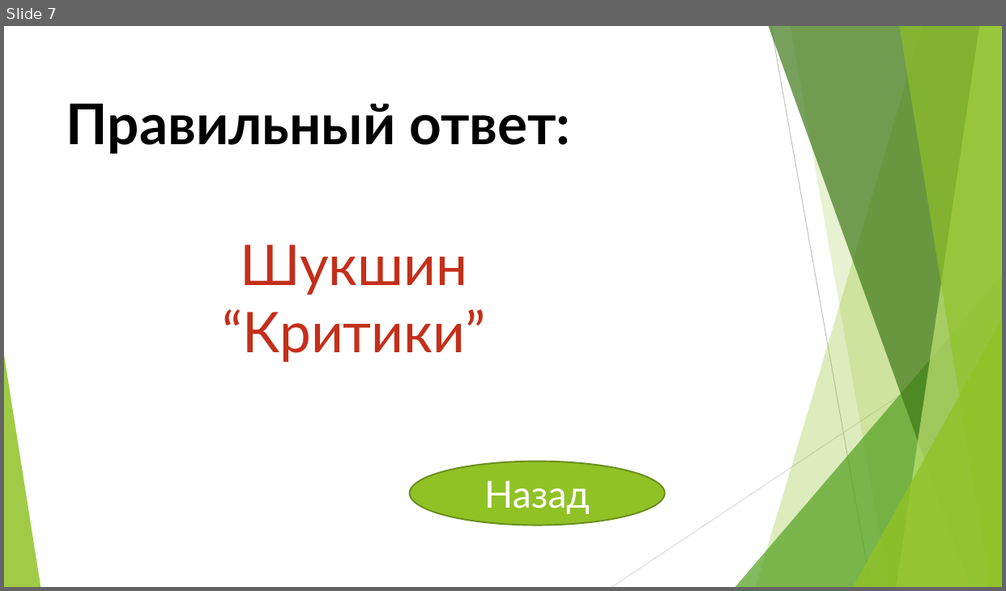
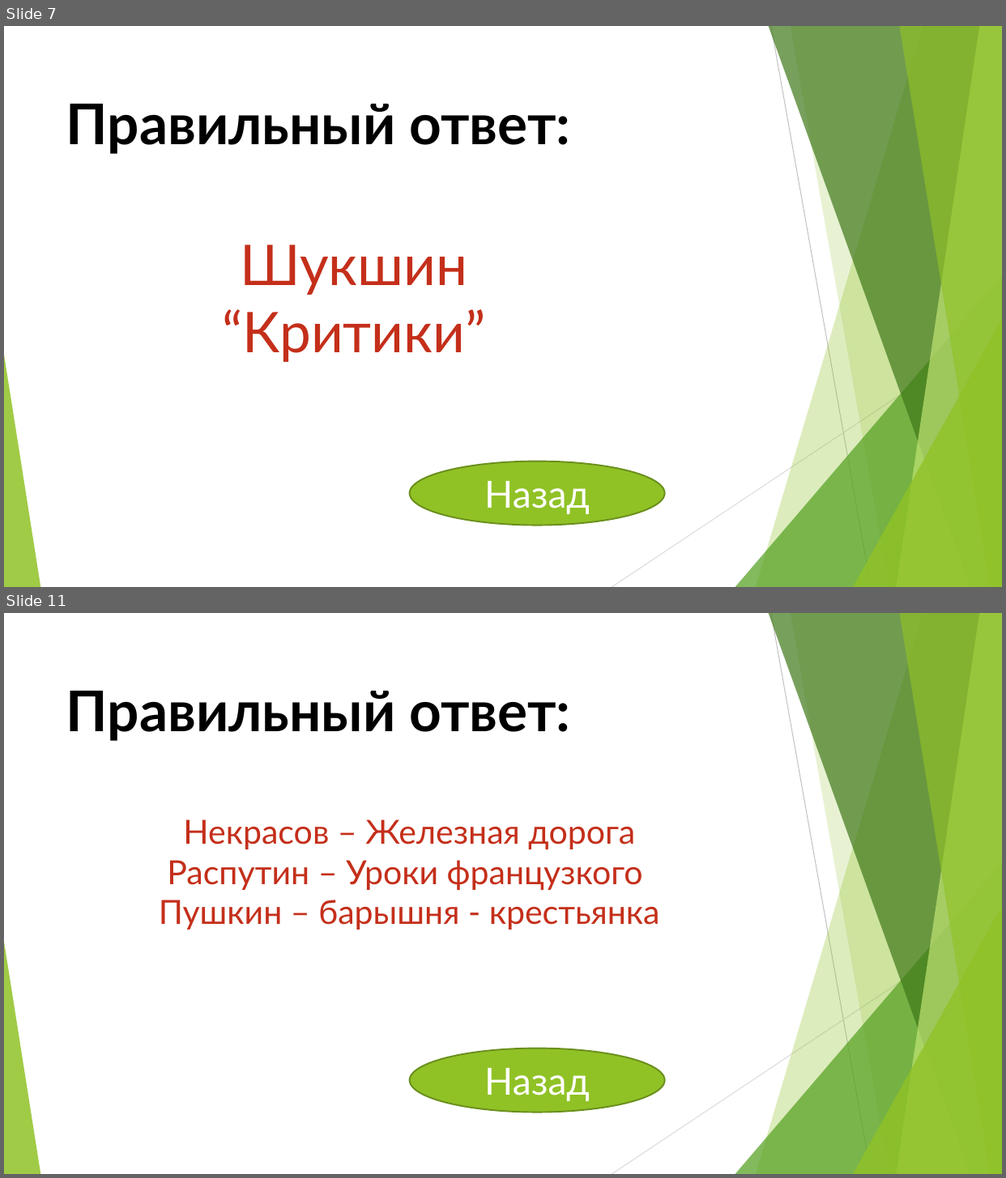
Before and after one commit to Yaric2010/ABOBA228, a slide deck: Презентация_ЯРИК_ЗЩЕЙНАБ_РЕНАТ_АМИРА.pptx. Shown one above the other, each under a label of ours: slide 7 before the commit, slides 7 and 11 after it; the slides between them are not shown. The pictures are 1006x591 and 1006x1178 pixels, drawn with LibreOffice and Linux fonts; fonts in the diff are those of the drawing. Boxes give left, top, right and bottom in pixels: in the first picture for what was removed or moved away, otherwise in the second. Text is boxed around its words. In the diff, an @@ line names an element or a change of style, - is before the commit and + after.

```diff
--- a/Презентация_ЯРИК_ЗЩЕЙНАБ_РЕНАТ_АМИРА.pptx
+++ b/Презентация_ЯРИК_ЗЩЕЙНАБ_РЕНАТ_АМИРА.pptx
@@ slide 11 added at bbox=[4, 613, 1002, 1174], background #FFFFFF; not listed: 10 template elements that a slide beside it also shows @@
@@ text added at bbox=[66, 691, 571, 741], 54 pt, text #000000, bold @@
+Правильный ответ:
@@ text added at bbox=[159, 820, 660, 930], 32 pt, text gradient #62170D to #C42F1A to #EB7766 @@
+Некрасов – Железная дорога
+Распутин – Уроки французкого
+Пушкин – барышня - крестьянка
@@ ellipse added at bbox=[410, 1049, 665, 1112], fill #90C226, outline #6B901C 1.5 pt, 36 pt, text #FFFFFF @@
+Назад
```
Also in this commit, not shown: 2 slides changed, 24 other slides added.
